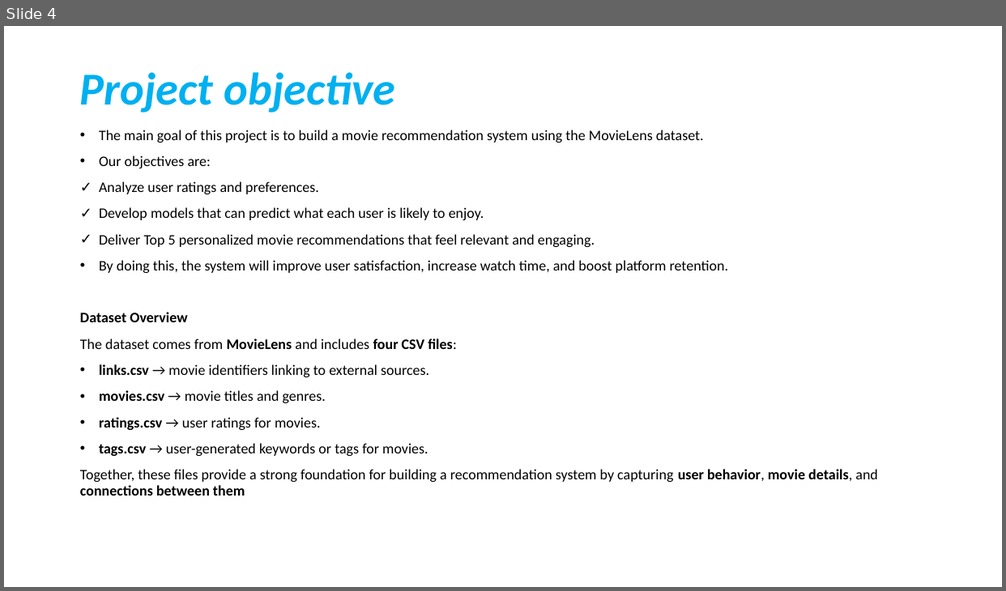
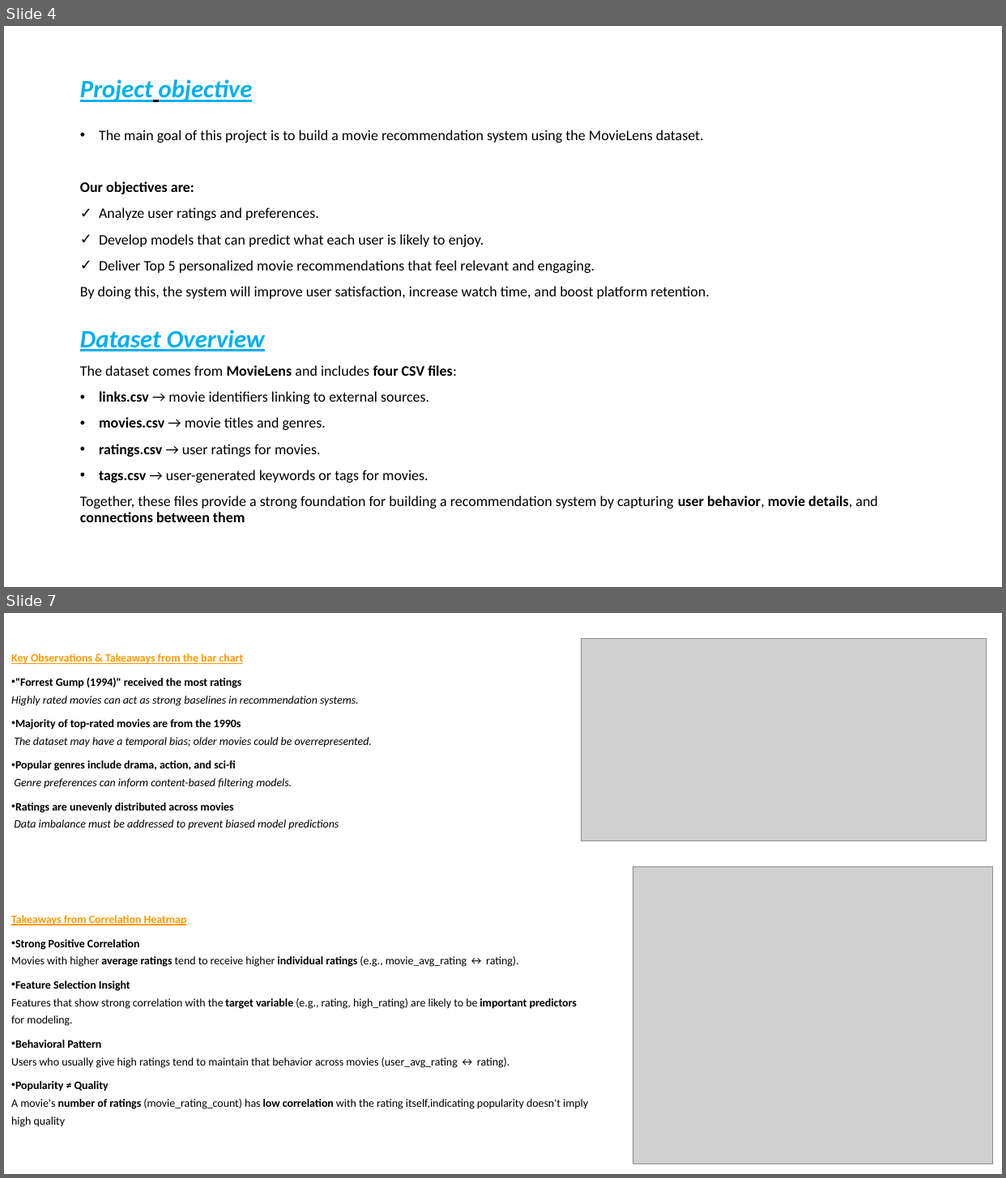
Before and after one commit to H-Rumenya/Group_2_P4_Project, a slide deck: Non-Technical Presentation.pptx. Shown one above the other, each under a label of ours: slide 4 before the commit, slides 4 and 7 after it; the slides between them are not shown. The pictures are 1006x591 and 1006x1178 pixels, drawn with LibreOffice and Linux fonts; fonts in the diff are those of the drawing; grey boxes stand for pictures. Boxes give left, top, right and bottom in pixels: in the first picture for what was removed or moved away, otherwise in the second. Text is boxed around its words. In the diff, an @@ line names an element or a change of style, - is before the commit and + after.

Commit message:
To add modelling,evaluation and conclusion

```diff
--- a/Non-Technical Presentation.pptx
+++ b/Non-Technical Presentation.pptx
@@ slide 7 added at (4, 613, 1002, 1174), background #FFFFFF @@
@@ text added at (11, 653, 588, 1127), 10.8 pt, text #000000 @@
+Key Observations & Takeaways from the bar chart
+• "Forrest Gump (1994)" received the most ratings
+  Highly rated movies can act as strong baselines in recommendation systems.
+• Majority of top-rated movies are from the 1990s
+  The dataset may have a temporal bias; older movies could be overrepresented.
+• Popular genres include drama, action, and sci-fi
+  Genre preferences can inform content-based filtering models.
+• Ratings are unevenly distributed across movies
+  Data imbalance must be addressed to prevent biased model predictions
+Takeaways from Correlation Heatmap
+• Strong Positive Correlation
+  Movies with higher average ratings tend to receive higher individual ratings (e.g., movie_avg_rating ↔ rating).
+• Feature Selection Insight
+  Features that show strong correlation with the target variable (e.g., rating, high_rating) are likely to be important predictors for modeling.
+• Behavioral Pattern
+  Users who usually give high ratings tend to maintain that behavior across movies (user_avg_rating ↔ rating).
+• Popularity ≠ Quality
+  A movie's number of ratings (movie_rating_count) has low correlation with the rating itself,indicating popularity doesn't imply high quality
@@ picture added at (582, 638, 987, 841) @@
@@ picture added at (633, 867, 993, 1165) @@
@@ slide 4 changed as well @@
@@ title "Project objective" at (80, 79, 253, 102): size 44 to 24 pt, underline on @@
@@ text at (80, 182, 709, 352): bold on in "Our objectives are:"; size 14 to 24 pt, text colour #000000 to #00B0F0, italic on, underline on in "Dataset Overview"; bullet • to none; less space between paragraphs @@
```
Also in this commit, not shown: 3 other slides changed, 2 other slides added, 1 slide removed.
